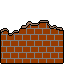
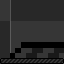
Two versions of the same layered image (64 x 64). Layer-by-layer changes:
hid group "Группа 3 копия" (2 layers) over (x1=0, y1=20, x2=64, y2=64)
showed "Слой 2" over (x1=0, y1=0, x2=64, y2=64)
